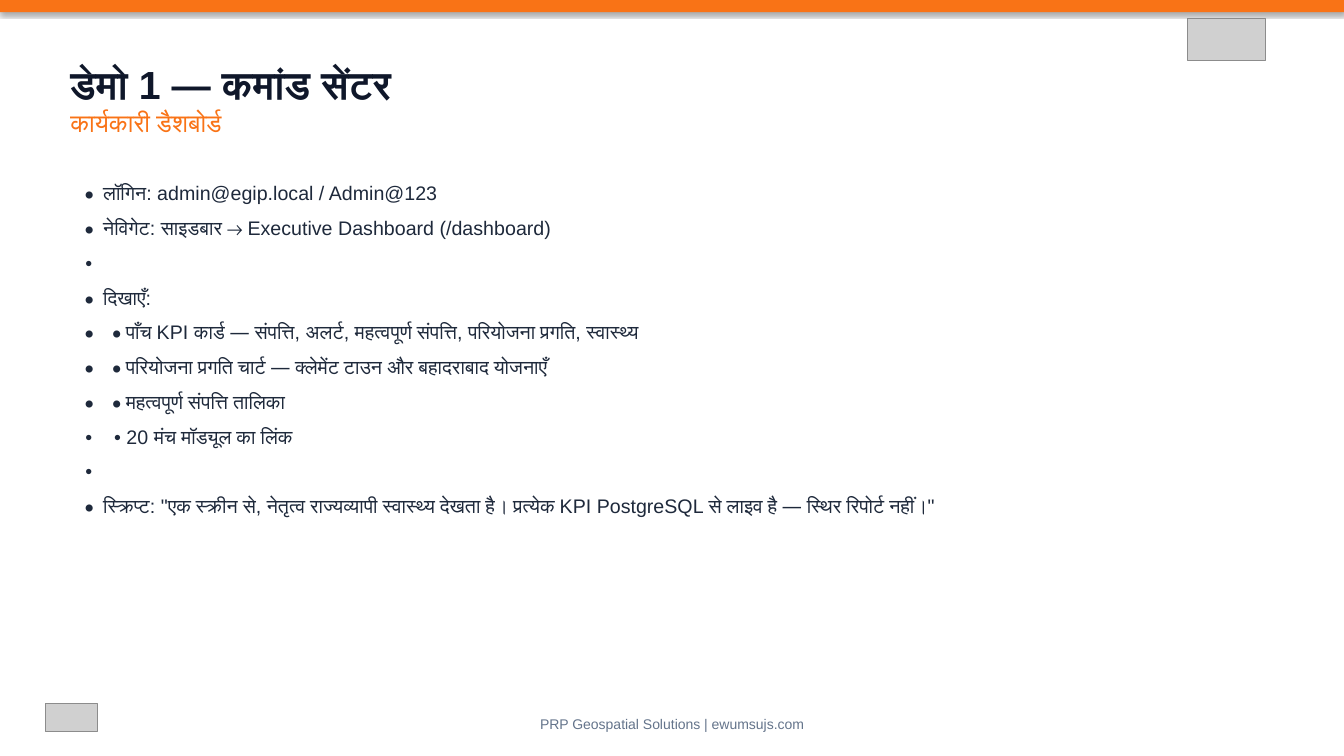
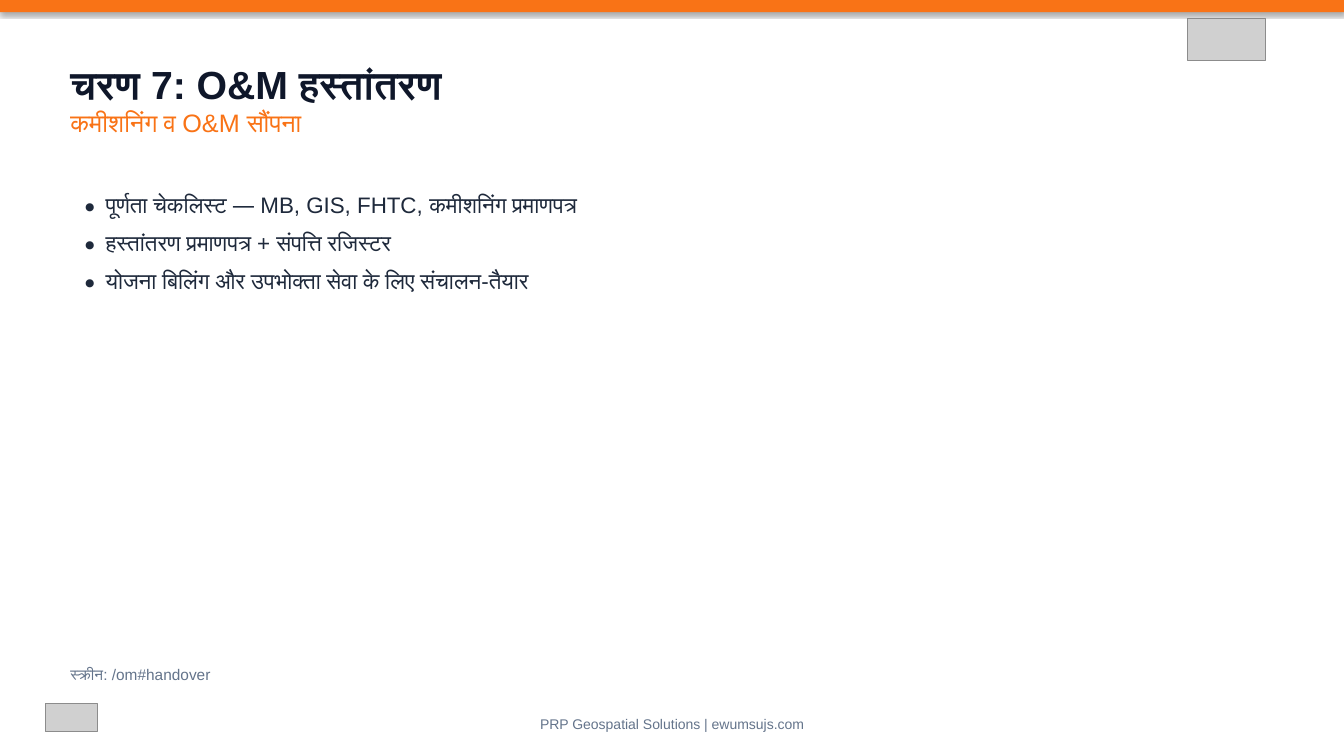
Before and after one commit to geospatialprp-dotcom/EWUMS, a slide deck: slide 8 of docs/ujs-presentation/EWUMS-UJS-Presentation-Hindi.pptx. Drawn at 1344x756 pixels with LibreOffice and Linux fonts; fonts in the diff are those of the drawing; grey boxes stand for pictures. Boxes give left, top, right and bottom in pixels: in the first picture for what was removed or moved away, otherwise in the second. Text is boxed around its words. In the diff, an @@ line names an element or a change of style, - is before the commit and + after.

```diff
--- a/docs/ujs-presentation/EWUMS-UJS-Presentation-Hindi.pptx
+++ b/docs/ujs-presentation/EWUMS-UJS-Presentation-Hindi.pptx
@@ text at box(70, 68, 442, 133): text changed @@
-डेमो 1 — कमांड सेंटर
-कार्यकारी डैशबोर्ड
+चरण 7: O&M हस्तांतरण
+कमीशनिंग व O&M सौंपना
@@ text at box(106, 196, 577, 292): text changed; size 14 to 16 pt @@
-• लॉगिन: admin@egip.local / Admin@123
-• नेविगेट: साइडबार → Executive Dashboard (/dashboard)
-•
-• दिखाएँ:
-• • पाँच KPI कार्ड — संपत्ति, अलर्ट, महत्वपूर्ण संपत्ति, परियोजना प्रगति, स्वास्थ्य
-• • परियोजना प्रगति चार्ट — क्लेमेंट टाउन और बहादराबाद योजनाएँ
-• • महत्वपूर्ण संपत्ति तालिका
-• • 20 मंच मॉड्यूल का लिंक
-•
-• स्क्रिप्ट: "एक स्क्रीन से, नेतृत्व राज्यव्यापी स्वास्थ्य देखता है। प्रत्येक KPI PostgreSQL से लाइव है — स्थिर रिपोर्ट नहीं।"
+• पूर्णता चेकलिस्ट — MB, GIS, FHTC, कमीशनिंग प्रमाणपत्र
+• हस्तांतरण प्रमाणपत्र + संपत्ति रजिस्टर
+• योजना बिलिंग और उपभोक्ता सेवा के लिए संचालन-तैयार
@@ text added at box(70, 668, 211, 680), 11 pt, text #64748B @@
+स्क्रीन: /om#handover
```
Also in this commit, not shown: 7 other slides changed, 3 other files.
